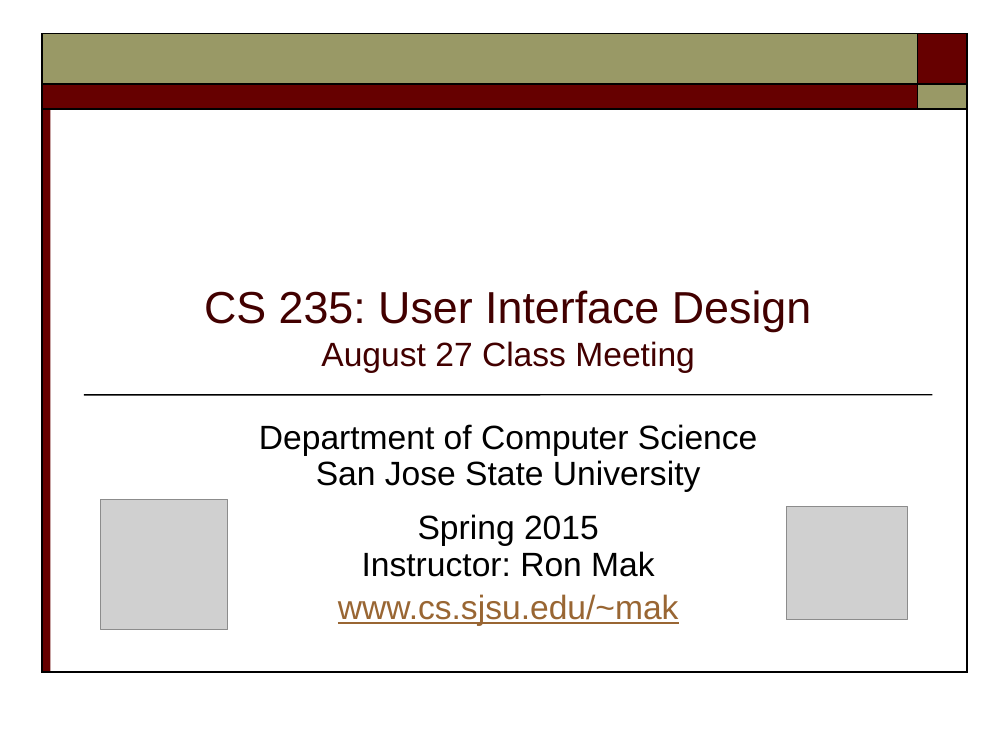
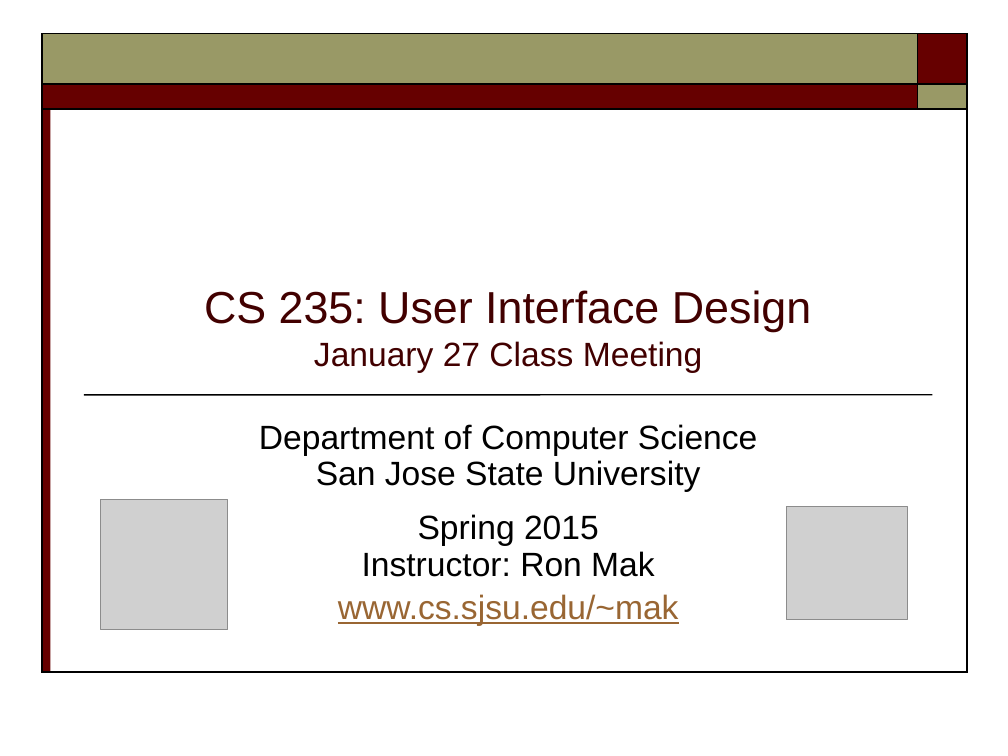
Before and after one commit to ZaydH/CS235, a slide deck: slide 1 of Lectures/CS235 - UI Design - Lecture #02 - 2015.01.27.pptx. Drawn at 1008x756 pixels with LibreOffice and Linux fonts; fonts in the diff are those of the drawing; grey boxes stand for pictures. Boxes give left, top, right and bottom in pixels: in the first picture for what was removed or moved away, otherwise in the second. Text is boxed around its words. In the diff, an @@ line names an element or a change of style, - is before the commit and + after.

Commit message:
Fixing error in the slide for lecture #02 in CS235 spring 2015.

```diff
--- a/Lectures/CS235 - UI Design - Lecture #02 - 2015.01.27.pptx
+++ b/Lectures/CS235 - UI Design - Lecture #02 - 2015.01.27.pptx
@@ title at box(204, 290, 811, 373): text changed @@
-CS 235: User Interface Design
-August 27 Class Meeting
+CS 235: User Interface Design
+January 27 Class Meeting
```
